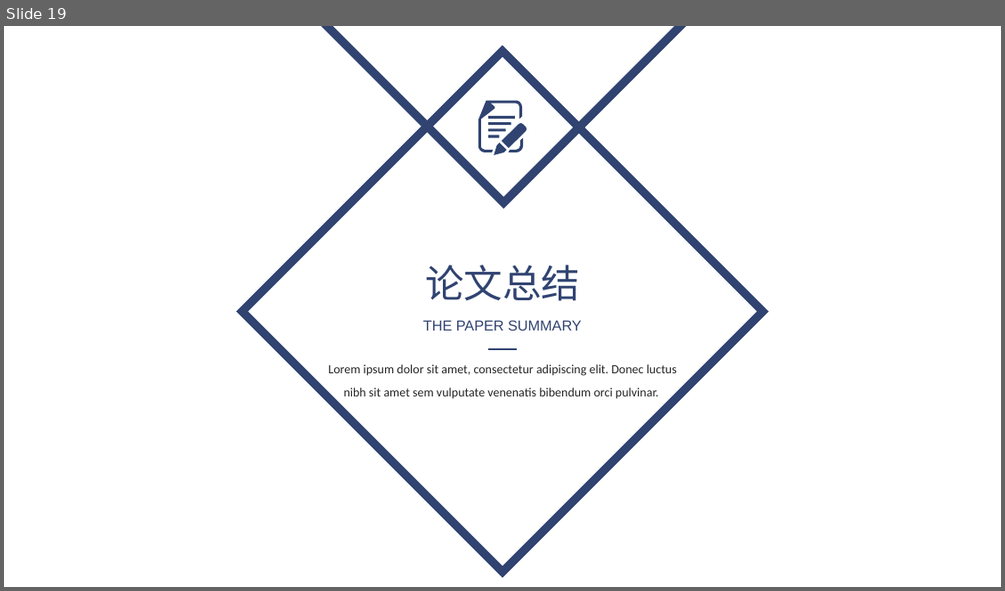
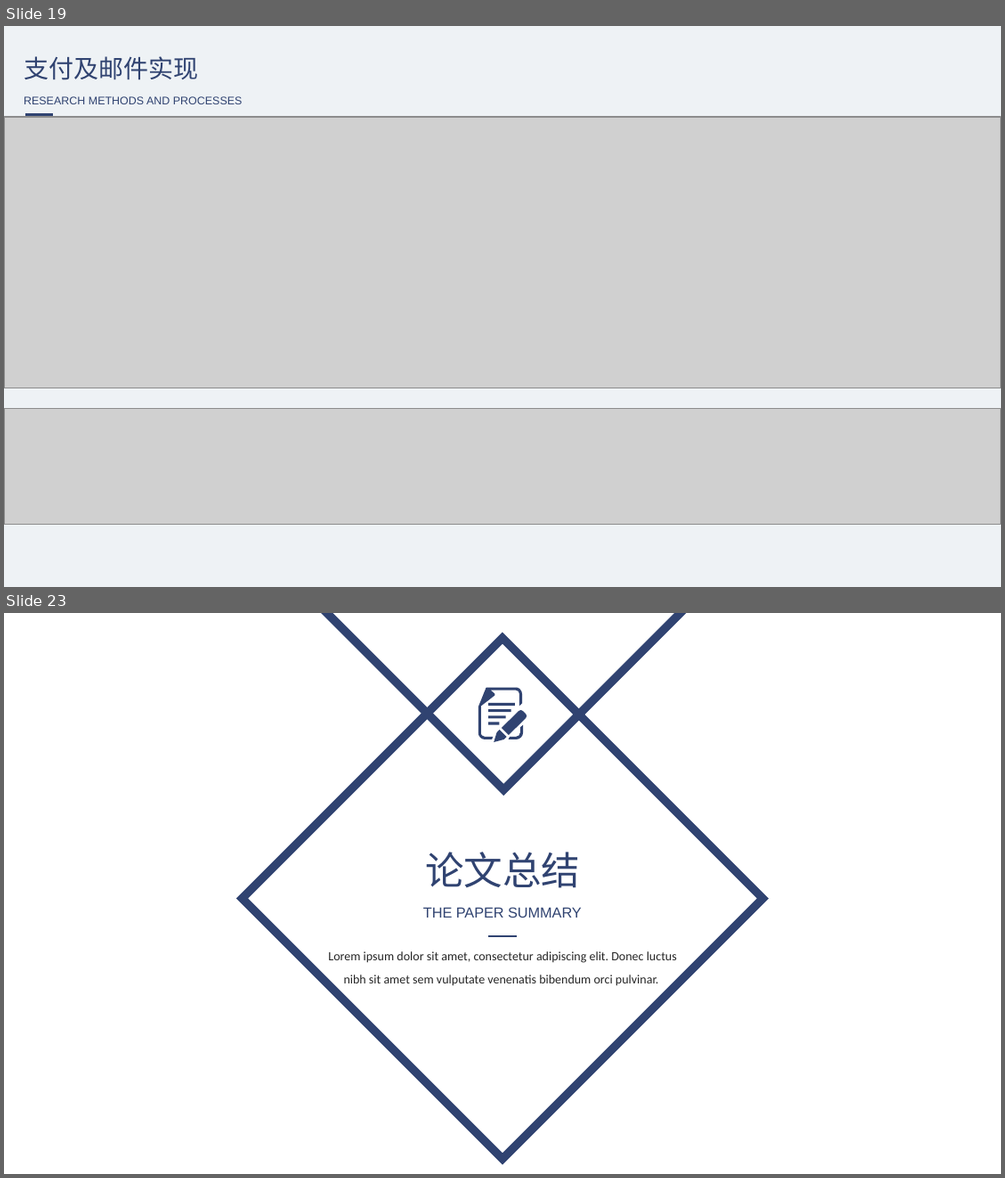
Before and after one commit to liangwei0101/physical-Examination-H5, a slide deck: 毕业设计.pptx. Shown one above the other, each under a label of ours: slide 19 before the commit, slides 19 and 23 after it; the slides between them are not shown. The pictures are 1005x591 and 1005x1178 pixels, drawn with LibreOffice and Linux fonts; fonts in the diff are those of the drawing; grey boxes stand for pictures; background and template pictures are left out. Boxes give left, top, right and bottom in pixels: in the first picture for what was removed or moved away, otherwise in the second. Text is boxed around its words. In the diff, an @@ line names an element or a change of style, - is before the commit and + after.

```diff
--- a/毕业设计.pptx
+++ b/毕业设计.pptx
@@ slide 19 added at (4,26,1001,587), background #EEF2F5 @@
@@ text added at (24,56,198,80), 18 pt, text #304371 @@
+支付及邮件实现
@@ text added at (24,96,243,104), 8 pt, text #304371 @@
+RESEARCH METHODS AND PROCESSES
@@ picture added at (4,117,1001,388) @@
@@ line added from (25, 115) to (53, 115), #304371 1.5 pt @@
@@ picture added at (4,409,1001,524) @@
@@ what was slide 19 is now slide 23 @@
```
Also in this commit, not shown: 3 slides changed, 5 other slides added, 2 slides removed.
